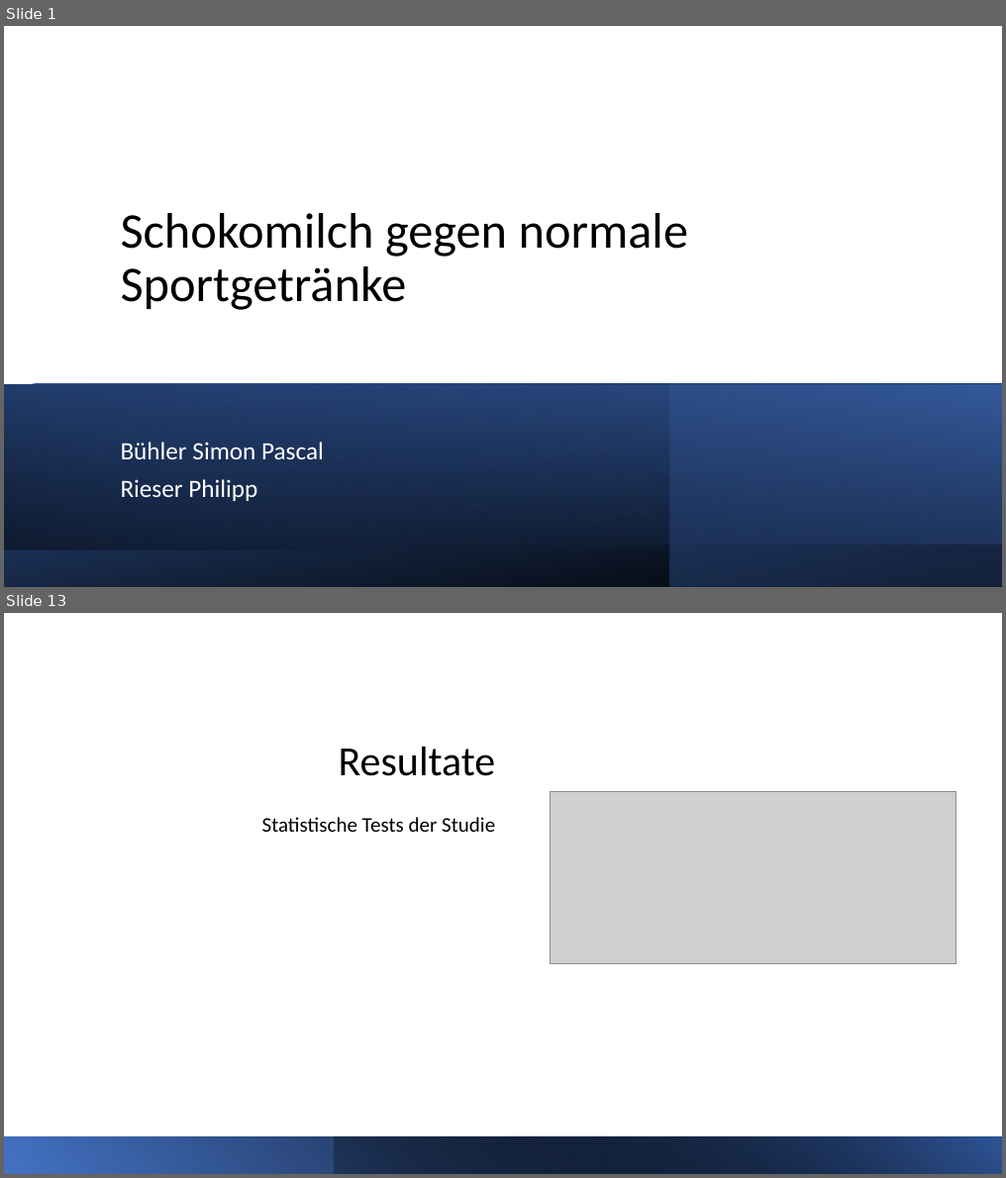
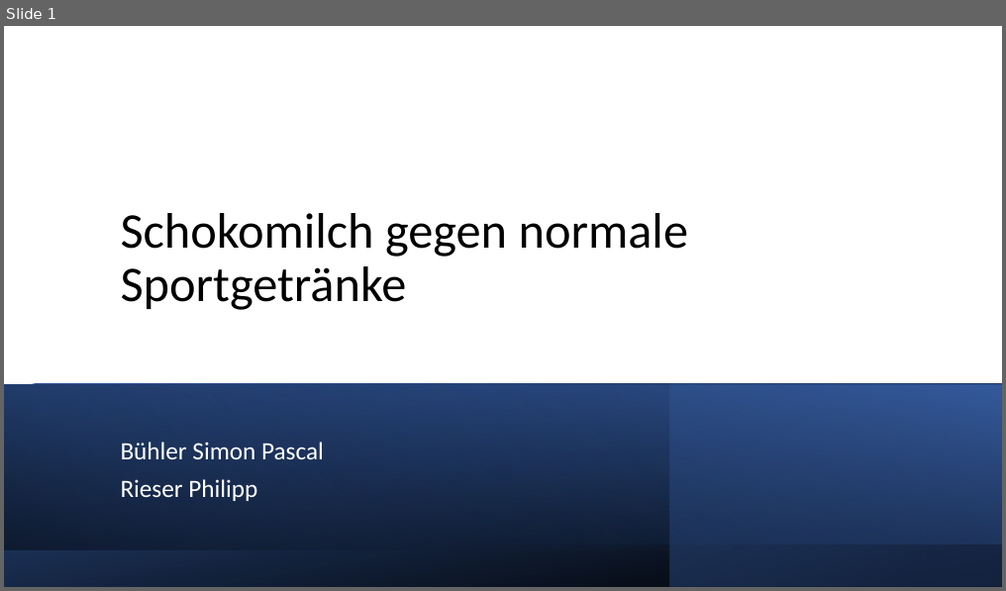
Before and after one commit to buehlpa/ChocolateMilkStudy, a slide deck: pp.pptx. Shown one above the other, each under a label of ours: slides 1 and 13 before the commit, slide 1 after it; the slides between them are not shown. The pictures are 1006x1178 and 1006x591 pixels, drawn with LibreOffice and Linux fonts; fonts in the diff are those of the drawing; grey boxes stand for pictures. Boxes give left, top, right and bottom in pixels: in the first picture for what was removed or moved away, otherwise in the second. Text is boxed around its words. In the diff, an @@ line names an element or a change of style, - is before the commit and + after.

```diff
--- a/pp.pptx
+++ b/pp.pptx
@@ slide 13 removed at [4, 613, 1002, 1174], background #FFFFFF @@
@@ title removed at [339, 747, 496, 776] @@
-Resultate
@@ text removed at [262, 817, 495, 832] @@
-Statistische Tests der Studie
@@ picture removed at [550, 792, 956, 964] @@
@@ rectangle removed at [4, 1137, 1002, 1174] @@
@@ rectangle removed at [335, 1137, 1002, 1174] @@
```
Also in this commit, not shown: 8 slides changed, 8 slides added, 3 other slides removed, 5 other files.
